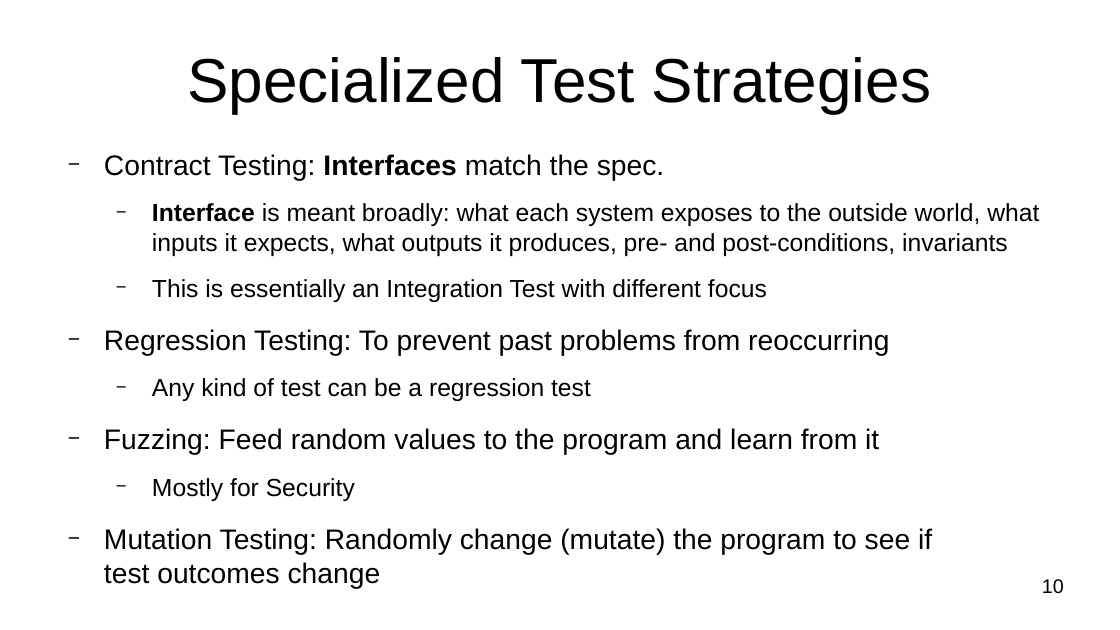
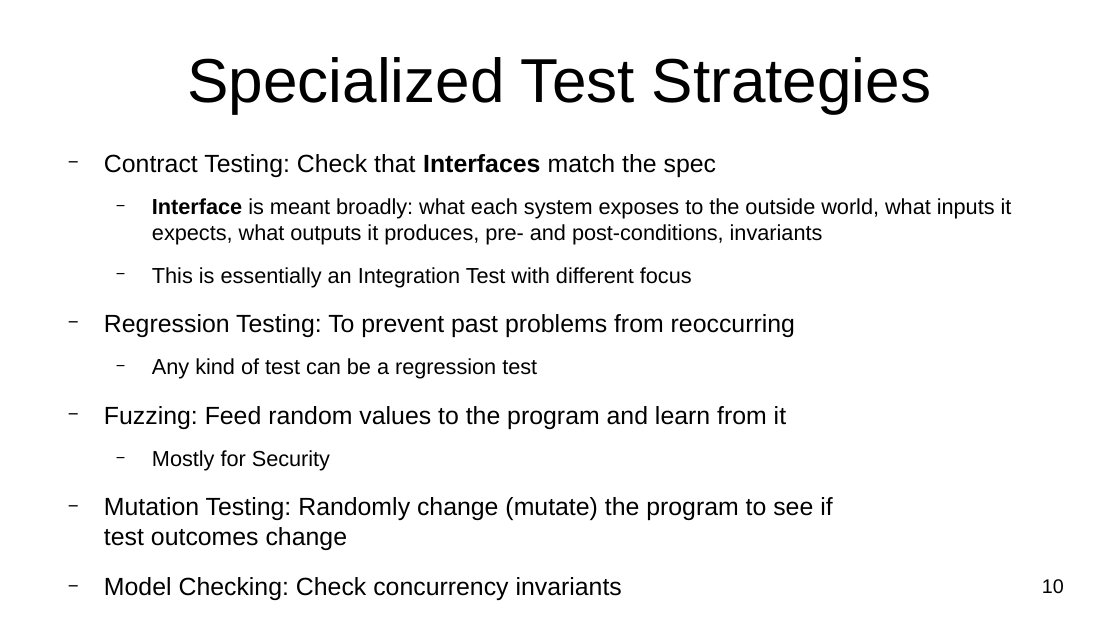
Before and after one commit to nvamelichev/hse-java-spring-2022, a slide deck: slide 10 of 5_testing/5_testing.odp. Drawn at 1120x630 pixels with LibreOffice and Linux fonts; fonts in the diff are those of the drawing. Boxes give left, top, right and bottom in pixels: in the first picture for what was removed or moved away, otherwise in the second. Text is boxed around its words. In the diff, an @@ line names an element or a change of style, - is before the commit and + after.

Commit message:
Updated testing presentation

```diff
--- a/5_testing/5_testing.odp
+++ b/5_testing/5_testing.odp
@@ text at (x1=104, y1=154, x2=1012, y2=550): paragraph added @@
+− Model Checking: Check concurrency invariants
@@ text at (x1=104, y1=154, x2=716, y2=177): text changed; size 20 to 17.6 pt @@
-− Contract Testing: Interfaces match the spec.
+− Contract Testing: Check that Interfaces match the spec
@@ text at (x1=104, y1=198, x2=1012, y2=550): size 17.5 to 15.4 pt in "Interface is meant broadly: what each system ...", "This is essentially an Integration Test with ...", "Any kind of test can be a ...", "Mostly for Security"; size 20 to 17.6 pt in "Regression Testing: To prevent past problems from ...", "Fuzzing: Feed random values to the program ...", "Mutation Testing: Randomly change (mutate) the program ..." @@
```
Also in this commit, not shown: 4 other slides changed, 2 other files.
